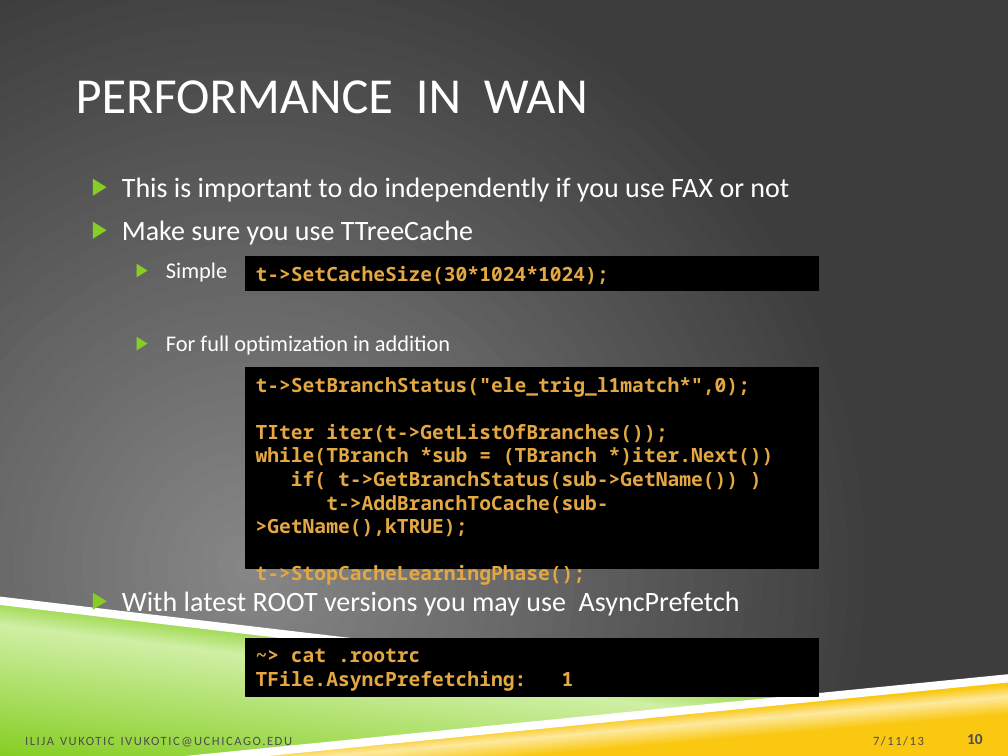
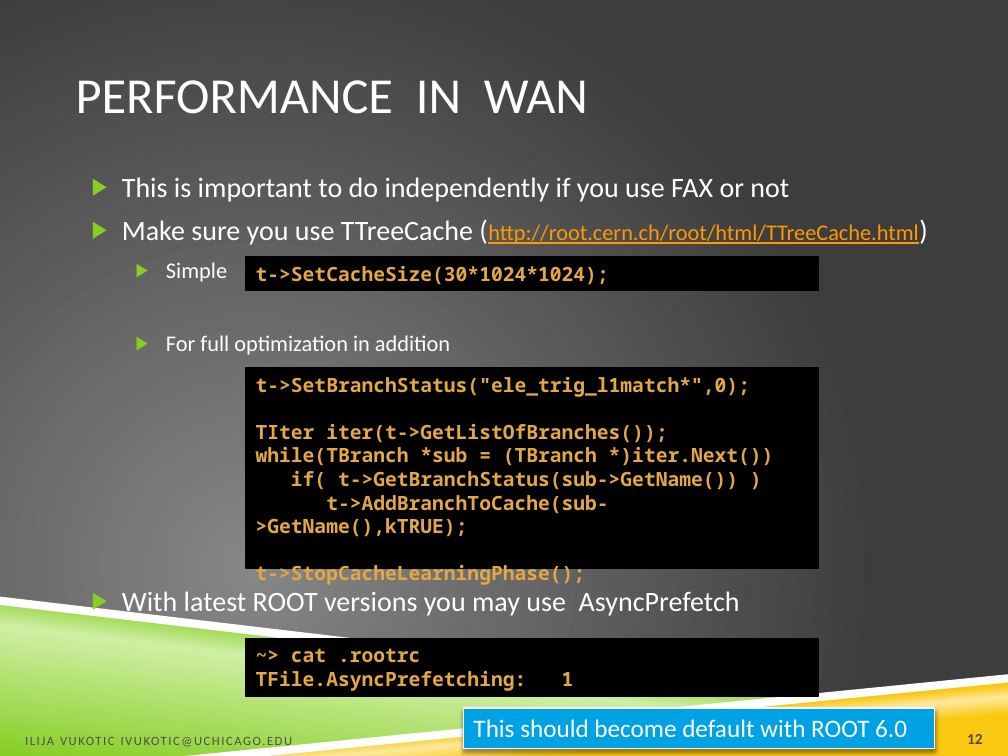
Before and after one commit to ivukotic/Tutorial, a slide deck: slide 12 of Tutorial.pptx (slide 10 before the commit). Drawn at 1008x756 pixels with LibreOffice and Linux fonts; fonts in the diff are those of the drawing; background and template pictures are left out. Boxes give left, top, right and bottom in pixels: in the first picture for what was removed or moved away, otherwise in the second. Text is boxed around its words. In the diff, an @@ line names an element or a change of style, - is before the commit and + after.

```diff
--- a/Tutorial.pptx
+++ b/Tutorial.pptx
@@ text at <box>122,220,919,245</box>: text changed; size 20 to 16 pt; text colour #FFFFFF to #FF9900 @@
-▶ Make sure you use TTreeCache
+▶ Make sure you use TTreeCache (http://root.cern.ch/root/html/TTreeCache.html)
@@ rectangle added at <box>464,708,934,748</box>, fill #00A2E6, outline #FFFFFF 1.25 pt, 18 pt, text #FFFFFF @@
+This should become default with ROOT 6.0
@@ text at <box>873,734,924,738</box>: text changed @@
-7/11/13
+7/15/13
@@ page number at <box>967,734,983,744</box>: text changed @@
-10
+12
```
Also in this commit, not shown: 20 other slides changed, 3 slides added.
